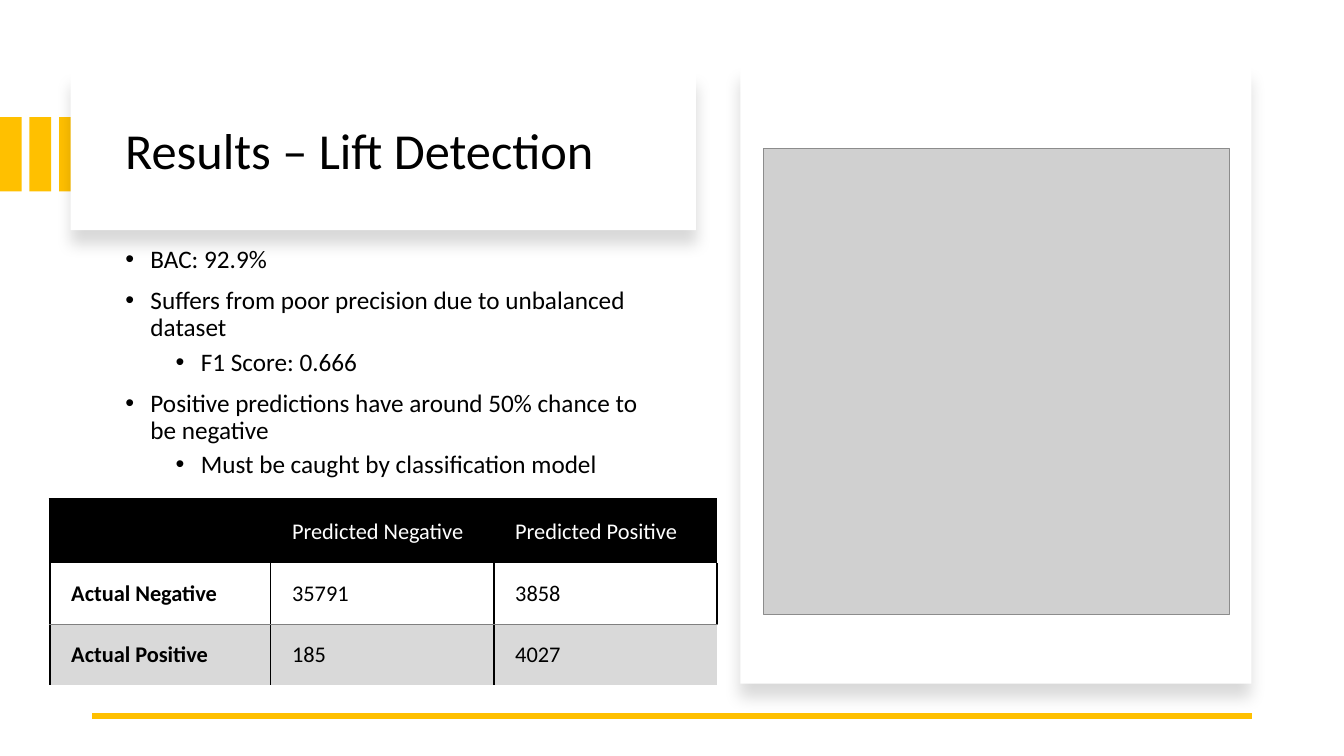
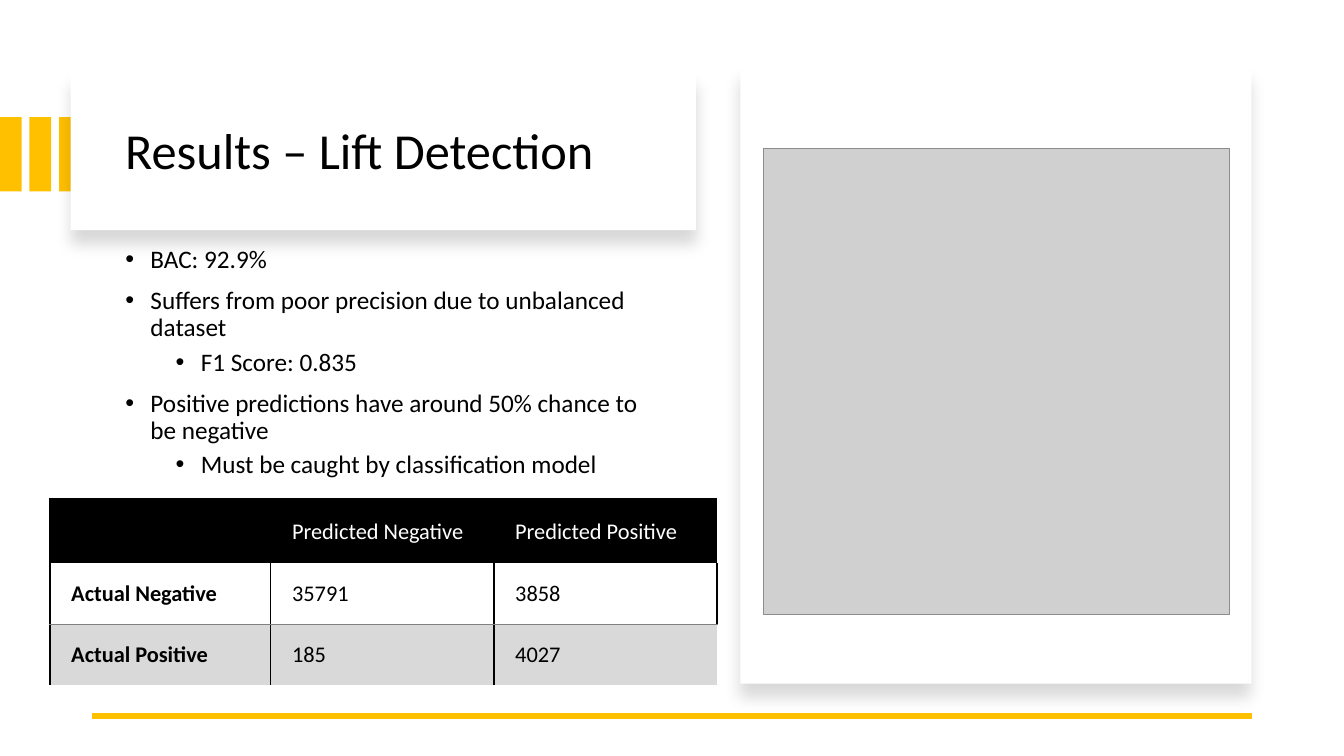
Before and after one commit to brennan-thomas/lift-risk, a slide deck: slide 13 of presentations/final.pptx (slide 11 before the commit). Drawn at 1344x756 pixels with LibreOffice and Linux fonts; fonts in the diff are those of the drawing; grey boxes stand for pictures. Boxes give left, top, right and bottom in pixels: in the first picture for what was removed or moved away, otherwise in the second. Text is boxed around its words. In the diff, an @@ line names an element or a change of style, - is before the commit and + after.

```diff
--- a/presentations/final.pptx
+++ b/presentations/final.pptx
@@ text at (201,353,357,371): text changed @@
-  • F1 Score: 0.666
+  • F1 Score: 0.835
```
Also in this commit, not shown: 3 other slides changed, 4 slides added, 1 slide removed, 11 other files.
